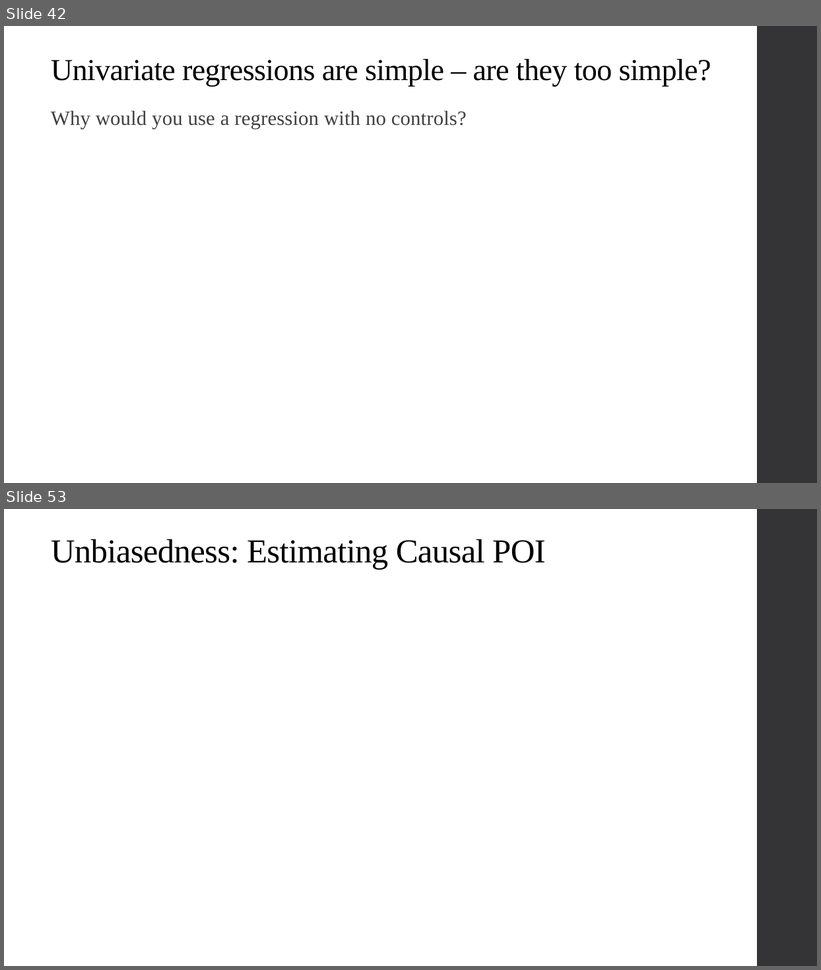
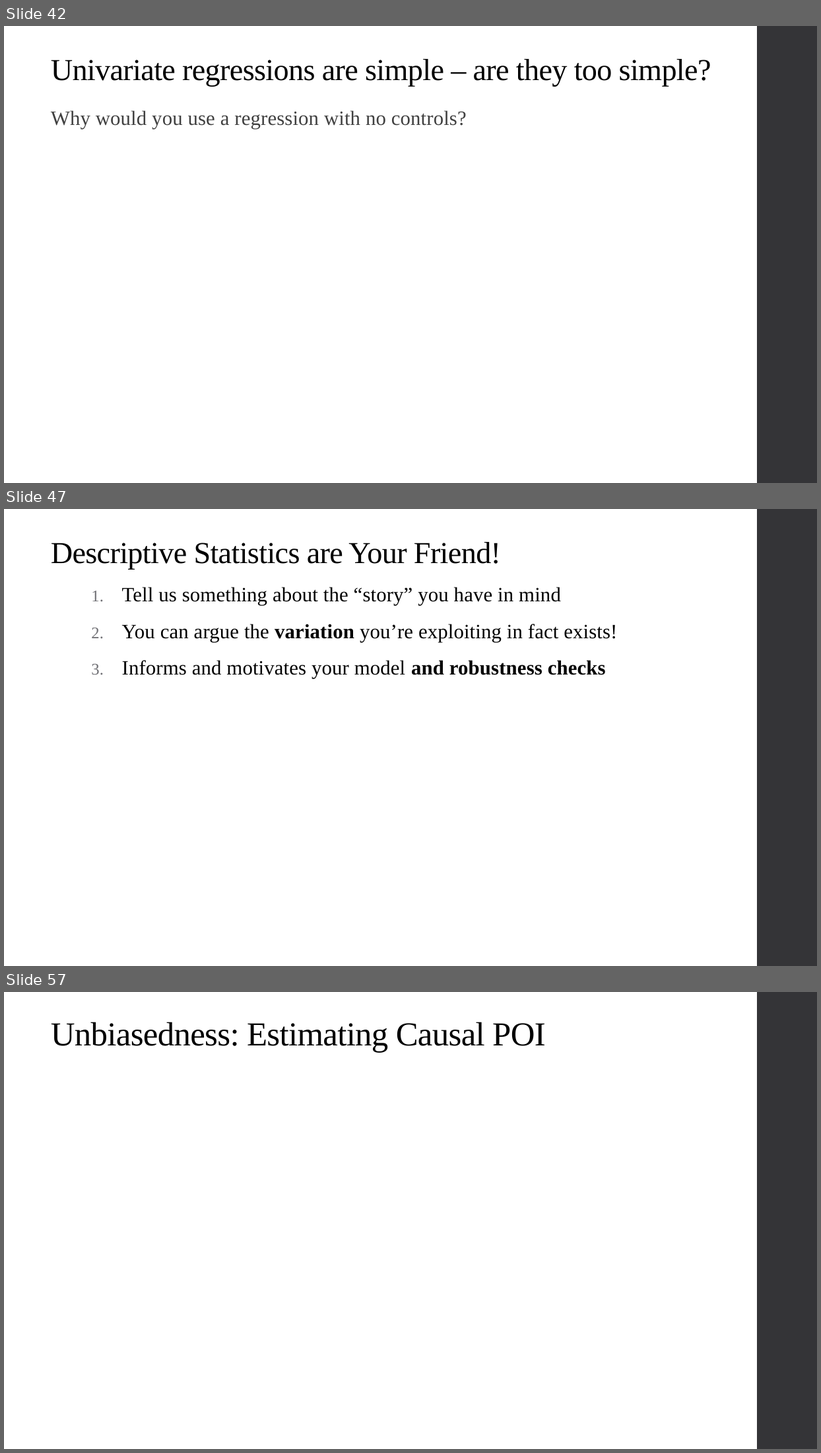
Before and after one commit to alex-hoagland/HAD5744, a slide deck: Lecture02_UnivariateOLS/Lecture2_OLS.pptx. Shown one above the other, each under a label of ours: slides 42 and 53 before the commit, slides 42, 47 and 57 after it; the slides between them are not shown. The pictures are 821x970 and 821x1453 pixels, drawn with LibreOffice and Linux fonts; fonts in the diff are those of the drawing; grey boxes stand for pictures. Boxes give left, top, right and bottom in pixels: in the first picture for what was removed or moved away, otherwise in the second. Text is boxed around its words. In the diff, an @@ line names an element or a change of style, - is before the commit and + after.

```diff
--- a/Lecture02_UnivariateOLS/Lecture2_OLS.pptx
+++ b/Lecture02_UnivariateOLS/Lecture2_OLS.pptx
@@ slide 47 added at (4, 509, 817, 966), background #FFFFFF; not listed: 1 template element that a slide beside it also shows @@
@@ title added at (51, 542, 501, 569), 36 pt, text #000000 @@
+Descriptive Statistics are Your Friend!
@@ text added at (122, 587, 617, 679), 24 pt, text #000000 @@
+1. Tell us something about the “story” you have in mind
+2. You can argue the variation you’re exploiting in fact exists!
+3. Informs and motivates your model and robustness checks
@@ what was slide 53 is now slide 57 @@
```
Also in this commit, not shown: 10 slides changed, 4 other slides added, 1 slide removed.
